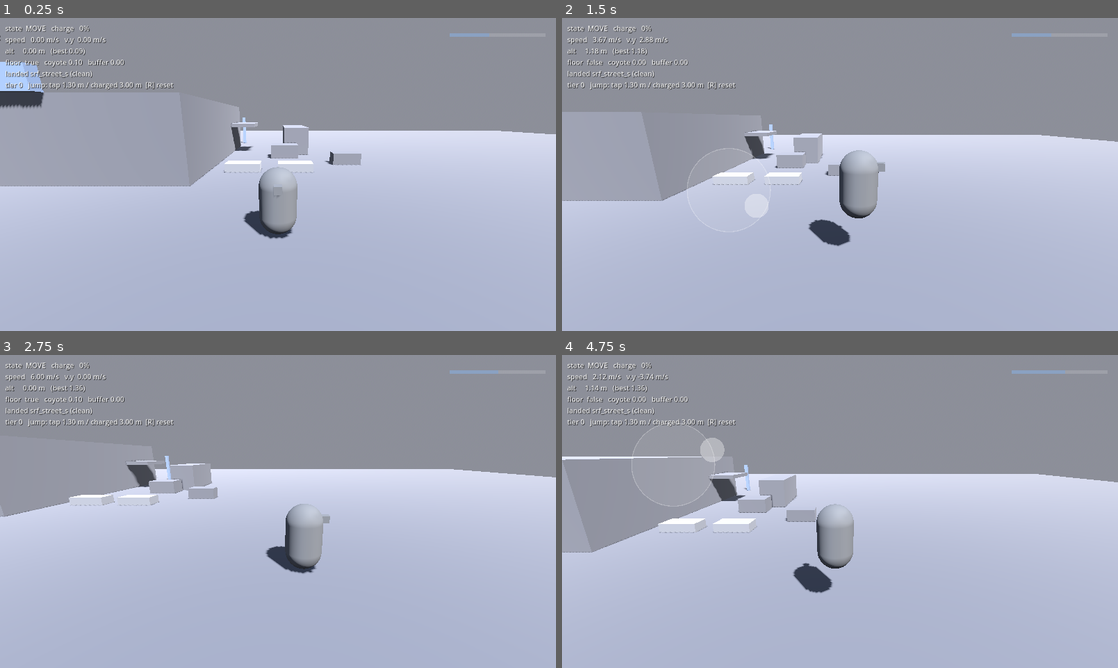
Above: before the commit, frames 1-4 (two rows, left to right).
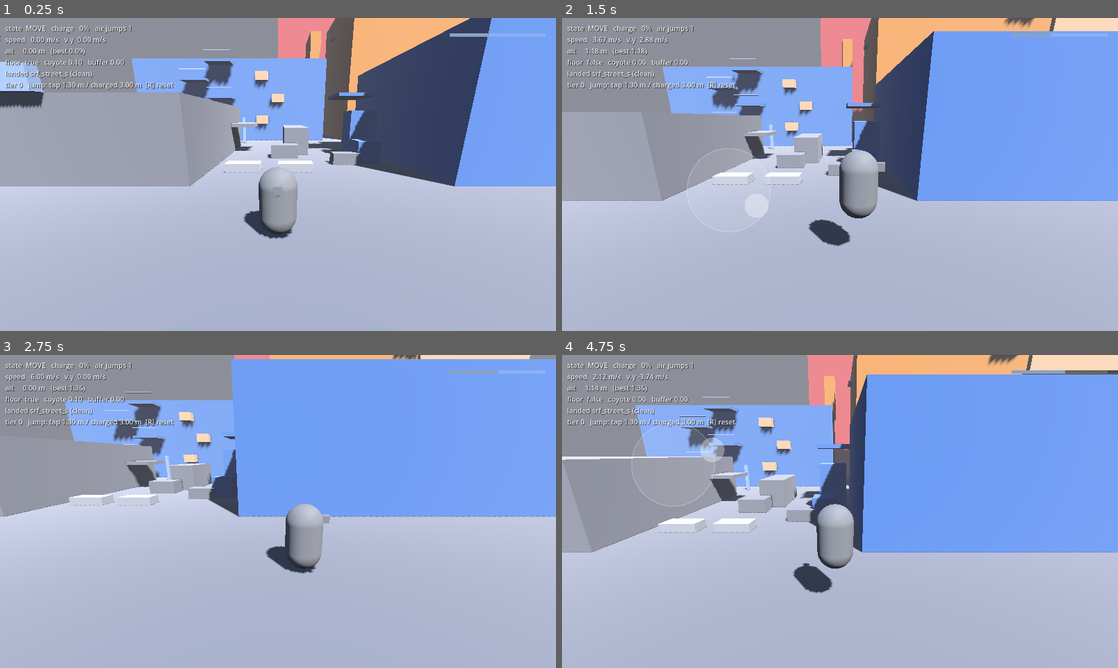
Above: after the commit, the same moments.

Repository: zerobleek/bleek-vision-website
Game: Godot game, scene res://scenes/main.tscn
The game is run twice, just before and just after one commit, with the same random seed, the same clock (stepped at 60 frames per second) and the same inputs.
Inputs (mouse positions are in pixels of both pictures, inside the frame that each line leads up to):
- Up to frame 1 (0.25 s): no input
- Up to frame 2 (1.5 s): move the mouse to (962, 158) at 0.52 s; hold D (move_right) 0.53-1.25 s; hold Space (jump) 0.53-1.25 s; click (962, 158) at 0.67 s; drag from (728, 190) to (812, 237) at 1.27 s
- Up to frame 3 (2.75 s): move the mouse to (333, 442) at 2.02 s; hold D (move_right) from 2.03 s (still down); hold Space (jump) from 2.03 s (still down)
- Up to frame 4 (4.75 s): release D (move_right) at 2.75 s; release Space (jump) at 2.75 s; drag from (812, 574) to (673, 464) at 2.77 s; move the mouse to (1006, 558) at 3.52 s; hold A (move_left) 3.53-4.25 s; hold Space (jump) 3.53-4.25 s; drag from (673, 464) to (756, 433) at 4.27 s

The runs differ from the first frame. In frame 1, 28% of the frame differs, in the area x 17-100%, y 0-54%; in frame 2, 34%; in frame 3, 35%; in frame 4, 40%, in the area x 13-100%, y 0-64%.

Commit message:
Add M3: Tier 2 kit, full block geometry, landing telemetry
Double jump (redirectable, +1 m apex), wall jump (+2 m per contact,
pushes off the wall), and roll landings (4-8 m drops stun-free at T2),
all gated on tier 2. Courtyard scene replaced by the full block:
Depot with loading dock, machinery, and billboard catwalk; Walkup with
fire escape, railings, AC-unit sequence break, and stairbox; the
wall-jump airshaft with its 15 m cap; Mid-rise with balcony, shelf,
west ledge, 18 m roof, and 22 m antenna tip; the unreachable Tower.
Telemetry node appends one JSON line per landing to a per-session
user:// file. Greybox doc gains an as-built audit, including a gating
fix: the billboard moved south of the catwalk so its top can't serve
as a Tier 1 launchpad to the Mid-rise balcony.

Co-Authored-By: Claude Fable 5 <noreply@anthropic.com>
Claude-Session: https://claude.ai/code/session_01K7WtNoSLRvYh3QFiXD93AS

Diff:
--- a/jump-program/scenes/main.tscn
+++ b/jump-program/scenes/main.tscn
@@ -1,12 +1,13 @@
-[gd_scene load_steps=11 format=3]
+[gd_scene load_steps=12 format=3]
 
-[ext_resource type="PackedScene" path="res://scenes/world/courtyard.tscn" id="1"]
+[ext_resource type="PackedScene" path="res://scenes/world/block.tscn" id="1"]
 [ext_resource type="PackedScene" path="res://scenes/player/player.tscn" id="2"]
 [ext_resource type="Script" path="res://scripts/camera_rig.gd" id="3"]
 [ext_resource type="Script" path="res://scripts/debug_hud.gd" id="4"]
 [ext_resource type="Script" path="res://scripts/main.gd" id="5"]
 [ext_resource type="Script" path="res://scripts/xp_system.gd" id="6"]
 [ext_resource type="Script" path="res://scripts/xp_hud.gd" id="7"]
+[ext_resource type="Script" path="res://scripts/telemetry.gd" id="8"]
 
 [sub_resource type="ProceduralSkyMaterial" id="sky_mat"]
 sky_top_color = Color(0.25, 0.32, 0.45, 1)
@@ -28,7 +29,7 @@
 [node name="Main" type="Node3D"]
 script = ExtResource("5")
 
-[node name="Courtyard" parent="." instance=ExtResource("1")]
+[node name="Block" parent="." instance=ExtResource("1")]
 
 [node name="Player" parent="." instance=ExtResource("2")]
 position = Vector3(18, 0.1, 4)
@@ -64,3 +65,8 @@
 [node name="XpHud" type="CanvasLayer" parent="."]
 script = ExtResource("7")
 xp_path = NodePath("../XpSystem")
+
+[node name="Telemetry" type="Node" parent="."]
+script = ExtResource("8")
+player_path = NodePath("../Player")
+xp_path = NodePath("../XpSystem")
--- /dev/null
+++ b/jump-program/scenes/world/block.tscn
@@ -0,0 +1,333 @@
+[gd_scene load_steps=2 format=3]
+
+[ext_resource type="Script" path="res://scripts/surface.gd" id="1"]
+
+[node name="Block" type="Node3D"]
+
+[node name="Ground" type="StaticBody3D" parent="."]
+position = Vector3(28, -0.5, -25)
+script = ExtResource("1")
+surface_id = &"srf_street_s"
+tier = 0
+size = Vector3(90, 1, 110)
+
+[node name="Courtyard" type="Node3D" parent="."]
+
+[node name="Planter1" type="StaticBody3D" parent="Courtyard"]
+position = Vector3(16, 0.25, -3)
+script = ExtResource("1")
+surface_id = &"srf_court_planter_1"
+tier = 0
+precision = true
+size = Vector3(2, 0.5, 1)
+
+[node name="Planter2" type="StaticBody3D" parent="Courtyard"]
+position = Vector3(19, 0.25, -3)
+script = ExtResource("1")
+surface_id = &"srf_court_planter_2"
+tier = 0
+precision = true
+size = Vector3(2, 0.5, 1)
+
+[node name="Table" type="StaticBody3D" parent="Courtyard"]
+position = Vector3(22.5, 0.375, -5)
+script = ExtResource("1")
+surface_id = &"srf_court_table"
+tier = 0
+size = Vector3(1.8, 0.75, 1)
+
+[node name="Dumpster" type="StaticBody3D" parent="Courtyard"]
+position = Vector3(18.5, 0.5, -7.5)
+script = ExtResource("1")
+surface_id = &"srf_court_dumpster"
+tier = 0
+size = Vector3(2, 1, 1.5)
+
+[node name="Van" type="StaticBody3D" parent="Courtyard"]
+position = Vector3(19.5, 1.1, -11)
+script = ExtResource("1")
+surface_id = &"srf_court_van"
+tier = 0
+size = Vector3(2, 2.2, 5)
+
+[node name="Crate" type="StaticBody3D" parent="Courtyard"]
+position = Vector3(24, 0.75, -5.5)
+script = ExtResource("1")
+surface_id = &"srf_court_crate"
+tier = 1
+size = Vector3(1.5, 1.5, 1.5)
+
+[node name="CrateStack" type="StaticBody3D" parent="Courtyard"]
+position = Vector3(24.5, 1.75, -8.5)
+script = ExtResource("1")
+surface_id = &"srf_court_cratestack"
+tier = 1
+size = Vector3(2, 3.5, 2)
+
+[node name="Bodega" type="Node3D" parent="."]
+
+[node name="Mass" type="StaticBody3D" parent="Bodega"]
+position = Vector3(7, 2, -7)
+script = ExtResource("1")
+surface_id = &"srf_bodega_roof"
+tier = 0
+size = Vector3(14, 4, 14)
+
+[node name="Awning" type="StaticBody3D" parent="Bodega"]
+position = Vector3(15, 2.35, -11)
+script = ExtResource("1")
+surface_id = &"srf_bodega_awning_e"
+tier = 0
+size = Vector3(2, 0.3, 3)
+
+[node name="Sign" type="StaticBody3D" parent="Bodega"]
+position = Vector3(7, 4.5, 0.25)
+script = ExtResource("1")
+surface_id = &"srf_bodega_sign"
+tier = 1
+precision = true
+size = Vector3(3, 1, 0.5)
+
+[node name="Alley" type="Node3D" parent="."]
+
+[node name="AlleyDumpster" type="StaticBody3D" parent="Alley"]
+position = Vector3(10, 0.5, -18.5)
+script = ExtResource("1")
+surface_id = &"srf_alley_dumpster"
+tier = 0
+size = Vector3(2, 1, 1.5)
+
+[node name="Pole1" type="StaticBody3D" parent="Alley"]
+position = Vector3(8, 1.5, -17)
+script = ExtResource("1")
+surface_id = &"srf_alley_pole_1"
+tier = 1
+precision = true
+size = Vector3(0.3, 3, 0.3)
+
+[node name="Pole2" type="StaticBody3D" parent="Alley"]
+position = Vector3(11, 1.5, -17)
+script = ExtResource("1")
+surface_id = &"srf_alley_pole_2"
+tier = 1
+precision = true
+size = Vector3(0.3, 3, 0.3)
+
+[node name="Pole3" type="StaticBody3D" parent="Alley"]
+position = Vector3(14, 1.5, -17)
+script = ExtResource("1")
+surface_id = &"srf_alley_pole_3"
+tier = 1
+precision = true
+size = Vector3(0.3, 3, 0.3)
+
+[node name="Depot" type="Node3D" parent="."]
+
+[node name="Mass" type="StaticBody3D" parent="Depot"]
+position = Vector3(41, 3.5, -7)
+script = ExtResource("1")
+surface_id = &"srf_depot_roof"
+tier = 1
+size = Vector3(30, 7, 14)
+
+[node name="DockCanopy" type="StaticBody3D" parent="Depot"]
+position = Vector3(24.5, 4.85, -11.5)
+script = ExtResource("1")
+surface_id = &"srf_depot_canopy"
+tier = 1
+size = Vector3(3, 0.3, 4)
+
+[node name="Machinery1" type="StaticBody3D" parent="Depot"]
+position = Vector3(50, 8, -12)
+script = ExtResource("1")
+surface_id = &"srf_depot_machinery_1"
+tier = 1
+size = Vector3(2, 2, 2)
+
+[node name="Machinery2" type="StaticBody3D" parent="Depot"]
+position = Vector3(53, 8, -12)
+script = ExtResource("1")
+surface_id = &"srf_depot_machinery_2"
+tier = 1
+size = Vector3(2, 2, 2)
+
+[node name="Machinery3" type="StaticBody3D" parent="Depot"]
+position = Vector3(51.5, 8, -9)
+script = ExtResource("1")
+surface_id = &"srf_depot_machinery_3"
+tier = 1
+size = Vector3(2, 2, 2)
+
+[node name="BillboardCatwalk" type="StaticBody3D" parent="Depot"]
+position = Vector3(46, 10.85, -13)
+script = ExtResource("1")
+surface_id = &"srf_depot_catwalk"
+tier = 2
+size = Vector3(10, 0.3, 1.5)
+
+[node name="BillboardTop" type="StaticBody3D" parent="Depot"]
+position = Vector3(46, 12, -12)
+script = ExtResource("1")
+surface_id = &"srf_depot_billboard_top"
+tier = 2
+precision = true
+size = Vector3(10, 2, 0.4)
+
+[node name="Walkup" type="Node3D" parent="."]
+
+[node name="Mass" type="StaticBody3D" parent="Walkup"]
+position = Vector3(12, 5, -28)
+script = ExtResource("1")
+surface_id = &"srf_walkup_roof"
+tier = 1
+size = Vector3(24, 10, 16)
+
+[node name="FireEscape1" type="StaticBody3D" parent="Walkup"]
+position = Vector3(8, 3.35, -19)
+script = ExtResource("1")
+surface_id = &"srf_walkup_fe_1"
+tier = 1
+size = Vector3(3, 0.3, 2)
+
+[node name="FireEscape2" type="StaticBody3D" parent="Walkup"]
+position = Vector3(11, 5.35, -19)
+script = ExtResource("1")
+surface_id = &"srf_walkup_fe_2"
+tier = 1
+size = Vector3(3, 0.3, 2)
+
+[node name="FireEscape3" type="StaticBody3D" parent="Walkup"]
+position = Vector3(8, 7.35, -19)
+script = ExtResource("1")
+surface_id = &"srf_walkup_fe_3"
+tier = 1
+size = Vector3(3, 0.3, 2)
+
+[node name="FireEscape4" type="StaticBody3D" parent="Walkup"]
+position = Vector3(11, 9.35, -19)
+script = ExtResource("1")
+surface_id = &"srf_walkup_fe_4"
+tier = 1
+size = Vector3(3, 0.3, 2)
+
+[node name="FeRail1" type="StaticBody3D" parent="Walkup"]
+position = Vector3(8, 4.45, -18.1)
+script = ExtResource("1")
+surface_id = &"srf_walkup_fe_rail_1"
+tier = 1
+precision = true
+size = Vector3(3, 0.1, 0.1)
+
+[node name="FeRail2" type="StaticBody3D" parent="Walkup"]
+position = Vector3(11, 6.45, -18.1)
+script = ExtResource("1")
+surface_id = &"srf_walkup_fe_rail_2"
+tier = 1
+precision = true
+size = Vector3(3, 0.1, 0.1)
+
+[node name="FeRail3" type="StaticBody3D" parent="Walkup"]
+position = Vector3(8, 8.45, -18.1)
+script = ExtResource("1")
+surface_id = &"srf_walkup_fe_rail_3"
+tier = 1
+precision = true
+size = Vector3(3, 0.1, 0.1)
+
+[node name="FeRail4" type="StaticBody3D" parent="Walkup"]
+position = Vector3(11, 10.45, -18.1)
+script = ExtResource("1")
+surface_id = &"srf_walkup_fe_rail_4"
+tier = 1
+precision = true
+size = Vector3(3, 0.1, 0.1)
+
+[node name="Ac1" type="StaticBody3D" parent="Walkup"]
+position = Vector3(16, 2.7, -19.5)
+script = ExtResource("1")
+surface_id = &"srf_walkup_ac_1"
+tier = 2
+precision = true
+size = Vector3(1.5, 1, 1)
+
+[node name="Ac2" type="StaticBody3D" parent="Walkup"]
+position = Vector3(18, 5.3, -19.5)
+script = ExtResource("1")
+surface_id = &"srf_walkup_ac_2"
+tier = 2
+precision = true
+size = Vector3(1.5, 1, 1)
+
+[node name="Ac3" type="StaticBody3D" parent="Walkup"]
+position = Vector3(16, 7.9, -19.5)
+script = ExtResource("1")
+surface_id = &"srf_walkup_ac_3"
+tier = 2
+precision = true
+size = Vector3(1.5, 1, 1)
+
+[node name="Stairbox" type="StaticBody3D" parent="Walkup"]
+position = Vector3(5, 10.75, -30)
+script = ExtResource("1")
+surface_id = &"srf_walkup_stairbox"
+tier = 1
+size = Vector3(4, 1.5, 3)
+
+[node name="ShaftCap" type="StaticBody3D" parent="Walkup"]
+position = Vector3(23.5, 12.5, -29)
+script = ExtResource("1")
+surface_id = &"srf_shaft_cap"
+tier = 2
+size = Vector3(1.5, 5, 6)
+
+[node name="MidRise" type="Node3D" parent="."]
+
+[node name="Mass" type="StaticBody3D" parent="MidRise"]
+position = Vector3(41.5, 9, -28)
+script = ExtResource("1")
+surface_id = &"srf_mid_roof"
+tier = 2
+size = Vector3(29, 18, 16)
+
+[node name="BalconyS" type="StaticBody3D" parent="MidRise"]
+position = Vector3(44, 12.85, -19.7)
+script = ExtResource("1")
+surface_id = &"srf_mid_balcony_s"
+tier = 2
+size = Vector3(4, 0.3, 0.6)
+
+[node name="ShelfS" type="StaticBody3D" parent="MidRise"]
+position = Vector3(44, 15.35, -19.5)
+script = ExtResource("1")
+surface_id = &"srf_mid_shelf_s"
+tier = 2
+size = Vector3(3, 0.3, 1)
+
+[node name="LedgeW" type="StaticBody3D" parent="MidRise"]
+position = Vector3(26.9, 14.85, -29)
+script = ExtResource("1")
+surface_id = &"srf_mid_ledge_w"
+tier = 2
+size = Vector3(1.2, 0.3, 2)
+
+[node name="AntennaBase" type="StaticBody3D" parent="MidRise"]
+position = Vector3(50, 18.5, -30)
+script = ExtResource("1")
+surface_id = &"srf_mid_antenna_base"
+tier = 2
+size = Vector3(1.5, 1, 1.5)
+
+[node name="AntennaTip" type="StaticBody3D" parent="MidRise"]
+position = Vector3(50, 20.5, -30)
+script = ExtResource("1")
+surface_id = &"srf_mid_antenna_tip"
+tier = 2
+precision = true
+size = Vector3(0.3, 3, 0.3)
+
+[node name="Tower" type="StaticBody3D" parent="."]
+position = Vector3(28, 20, -53)
+script = ExtResource("1")
+surface_id = &"srf_tower"
+tier = 3
+size = Vector3(20, 40, 16)
--- a/jump-program/scenes/world/courtyard.tscn
+++ /dev/null
@@ -1,102 +0,0 @@
-[gd_scene load_steps=2 format=3]
-
-[ext_resource type="Script" path="res://scripts/surface.gd" id="1"]
-
-[node name="Courtyard" type="Node3D"]
-
-[node name="Ground" type="StaticBody3D" parent="."]
-position = Vector3(28, -0.5, -10)
-script = ExtResource("1")
-surface_id = &"srf_street_s"
-tier = 0
-size = Vector3(80, 1, 60)
-
-[node name="Planter1" type="StaticBody3D" parent="."]
-position = Vector3(16, 0.25, -3)
-script = ExtResource("1")
-surface_id = &"srf_court_planter_1"
-tier = 0
-precision = true
-size = Vector3(2, 0.5, 1)
-
-[node name="Planter2" type="StaticBody3D" parent="."]
-position = Vector3(19, 0.25, -3)
-script = ExtResource("1")
-surface_id = &"srf_court_planter_2"
-tier = 0
-precision = true
-size = Vector3(2, 0.5, 1)
-
-[node name="Table" type="StaticBody3D" parent="."]
-position = Vector3(22.5, 0.375, -5)
-script = ExtResource("1")
-surface_id = &"srf_court_table"
-tier = 0
-size = Vector3(1.8, 0.75, 1)
-
-[node name="Dumpster" type="StaticBody3D" parent="."]
-position = Vector3(18.5, 0.5, -7.5)
-script = ExtResource("1")
-surface_id = &"srf_court_dumpster"
-tier = 0
-size = Vector3(2, 1, 1.5)
-
-[node name="Van" type="StaticBody3D" parent="."]
-position = Vector3(19.5, 1.1, -11)
-script = ExtResource("1")
-surface_id = &"srf_court_van"
-tier = 0
-size = Vector3(2, 2.2, 5)
-
-[node name="BodegaMass" type="StaticBody3D" parent="."]
-position = Vector3(7, 2, -7)
-script = ExtResource("1")
-surface_id = &"srf_bodega_roof"
-tier = 0
-size = Vector3(14, 4, 14)
-
-[node name="BodegaAwning" type="StaticBody3D" parent="."]
-position = Vector3(15, 2.35, -11)
-script = ExtResource("1")
-surface_id = &"srf_bodega_awning_e"
-tier = 0
-size = Vector3(2, 0.3, 3)
-
-[node name="BodegaSign" type="StaticBody3D" parent="."]
-position = Vector3(7, 4.5, 0.25)
-script = ExtResource("1")
-surface_id = &"srf_bodega_sign"
-tier = 1
-precision = true
-size = Vector3(3, 1, 0.5)
-
-[node name="AlleyDumpster" type="StaticBody3D" parent="."]
-position = Vector3(10, 0.5, -18.5)
-script = ExtResource("1")
-surface_id = &"srf_alley_dumpster"
-tier = 0
-size = Vector3(2, 1, 1.5)
-
-[node name="AlleyPole1" type="StaticBody3D" parent="."]
-position = Vector3(8, 1.5, -17)
-script = ExtResource("1")
-surface_id = &"srf_alley_pole_1"
-tier = 1
-precision = true
-size = Vector3(0.3, 3, 0.3)
-
-[node name="AlleyPole2" type="StaticBody3D" parent="."]
-position = Vector3(11, 1.5, -17)
-script = ExtResource("1")
-surface_id = &"srf_alley_pole_2"
-tier = 1
-precision = true
-size = Vector3(0.3, 3, 0.3)
-
-[node name="AlleyPole3" type="StaticBody3D" parent="."]
-position = Vector3(14, 1.5, -17)
-script = ExtResource("1")
-surface_id = &"srf_alley_pole_3"
-tier = 1
-precision = true
-size = Vector3(0.3, 3, 0.3)
--- a/jump-program/scripts/debug_hud.gd
+++ b/jump-program/scripts/debug_hud.gd
@@ -25,7 +25,8 @@
 		return
 	var flat := Vector2(_player.velocity.x, _player.velocity.z).length()
 	_label.text = (
-		"state  %s   charge %3d%%\n" % [STATE_NAMES[_player.state], _player.charge_ratio() * 100]
+		"state  %s   charge %3d%%   air jumps %d\n"
+			% [STATE_NAMES[_player.state], _player.charge_ratio() * 100, _player.air_jumps_left]
 		+ "speed  %5.2f m/s   v.y %5.2f m/s\n" % [flat, _player.velocity.y]
 		+ "alt    %5.2f m   (best %.2f)\n" % [_player.global_position.y, _player.max_altitude]
 		+ "floor  %s   coyote %.2f   buffer %.2f\n"
--- a/jump-program/scripts/player.gd
+++ b/jump-program/scripts/player.gd
@@ -35,6 +35,15 @@
 @export var coyote_time := 0.1
 @export var jump_buffer := 0.1
 
+@export_group("Air (T2)")
+## Apex of the mid-air double jump. Contract: charged 2.6 + air 1.0 = 3.6 max rise.
+@export var air_jump_height := 1.0
+@export var air_jumps_max := 1
+## Height gained per wall jump. Contract: +2.0 m per wall contact.
+@export var wall_jump_height := 2.0
+## Horizontal push away from the wall on a wall jump.
+@export var wall_push := 3.5
+
 @export_group("Ledge grab")
 ## How far ahead of the capsule we search for a wall.
 @export var grab_forward := 0.6
@@ -46,6 +55,8 @@
 @export_group("Landing")
 ## Falls of at least this many meters land heavy (brief stun).
 @export var heavy_drop := 4.0
+## At T2, drops up to this many meters roll instead of landing heavy (no stun).
+@export var roll_drop := 8.0
 ## Falls beyond this knock the player down. Contract: drops > 12 m = knockdown.
 @export var knockdown_drop := 12.0
 @export var heavy_stun := 0.25
@@ -62,6 +73,7 @@
 var coyote_left := 0.0
 var buffer_left := 0.0
 var hold_time := 0.0
+var air_jumps_left := 0
 
 var _held := false
 var _airtime := 0.0
@@ -135,6 +147,7 @@
 	var on_floor := is_on_floor()
 	if on_floor:
 		_fall_top = global_position.y
+		air_jumps_left = air_jumps_max
 	else:
 		_fall_top = maxf(_fall_top, global_position.y)
 		_airtime += delta
@@ -155,6 +168,11 @@
 			state = State.MOVE
 		elif coyote_left > 0.0:
 			_launch(jump_height, false)
+		elif player_tier >= 2 and not on_floor and is_on_wall():
+			_wall_jump()
+		elif player_tier >= 2 and not on_floor and air_jumps_left > 0:
+			air_jumps_left -= 1
+			_launch(air_jump_height, true)
 		else:
 			buffer_left = jump_buffer
 	if buffer_left > 0.0 and coyote_left > 0.0 and state == State.MOVE:
@@ -205,6 +223,15 @@
 	buffer_left = 0.0
 
 
+func _wall_jump() -> void:
+	var n := get_wall_normal()
+	velocity.y = jump_speed_for(wall_jump_height)
+	velocity.x = n.x * wall_push
+	velocity.z = n.z * wall_push
+	_body.rotation.y = atan2(n.x, n.z)
+	buffer_left = 0.0
+
+
 ## Mid-air ledge grab: wall ahead at shin height, walkable top within
 ## grab_reach above the feet, and the stick pushed toward the wall.
 ## Clearance check is skipped on purpose — greybox boxes are always clear.
@@ -246,6 +273,7 @@
 	if _mantle_t >= 1.0:
 		state = State.MOVE
 		velocity = Vector3.ZERO
+		air_jumps_left = air_jumps_max
 		_fall_top = global_position.y
 		# Leave _was_on_floor false: the first grounded frame after a mantle
 		# fires _on_landed, so grabbing a ledge credits that surface like a landing.
@@ -260,9 +288,12 @@
 		_stun_left = knockdown_stun
 		state = State.STUN
 	elif drop >= heavy_drop:
-		kind = &"heavy"
-		_stun_left = heavy_stun
-		state = State.STUN
+		if player_tier >= 2 and drop <= roll_drop:
+			kind = &"roll"
+		else:
+			kind = &"heavy"
+			_stun_left = heavy_stun
+			state = State.STUN
 	last_landing_kind = kind
 	var surface := _floor_collider()
 	if surface and surface.is_in_group(&"landable"):
--- /dev/null
+++ b/jump-program/scripts/telemetry.gd
@@ -0,0 +1,39 @@
+extends Node
+## M3 playtest telemetry: one JSON line per landing, one file per session,
+## written to user://. The M3 exit review is a landing heatmap over these —
+## dead surfaces get moved or deleted, hot accidental routes get promoted.
+
+@export var player_path: NodePath
+@export var xp_path: NodePath
+
+var _file: FileAccess
+var _player: Player
+var _xp: Node
+
+
+func _ready() -> void:
+	_player = get_node(player_path)
+	_xp = get_node(xp_path)
+	_player.landed.connect(_on_landed)
+	var stamp := Time.get_datetime_string_from_system().replace(":", "-")
+	_file = FileAccess.open("user://landings_%s.jsonl" % stamp, FileAccess.WRITE)
+
+
+func _on_landed(
+	surface: Node, drop: float, kind: StringName, airtime: float, distance: float
+) -> void:
+	if _file == null:
+		return
+	_file.store_line(JSON.stringify({
+		"t_ms": Time.get_ticks_msec(),
+		"surface": str(surface.get(&"surface_id")),
+		"kind": String(kind),
+		"y": snappedf(_player.global_position.y, 0.01),
+		"drop": snappedf(drop, 0.01),
+		"air": snappedf(airtime, 0.01),
+		"dist": snappedf(distance, 0.01),
+		"chain": _xp.chain,
+		"tier": _xp.tier(),
+		"xp": _xp.xp,
+	}))
+	_file.flush()
--- a/jump-program/scripts/xp_system.gd
+++ b/jump-program/scripts/xp_system.gd
@@ -14,7 +14,7 @@
 const TIER_UNLOCKS: Array[String] = [
 	"",
 	"CHARGED JUMP — hold to aim, release to fly",
-	"DOUBLE JUMP · WALL JUMP · ROLL (arriving in M3)",
+	"DOUBLE JUMP · WALL JUMP · ROLL LANDING",
 ]
 ## Chain survives if the next takeoff happens within this many seconds grounded.
 const CHAIN_WINDOW := 1.5
Not shown, changed: docs/jump-program/GREYBOX_BLOCK.md
Not shown, changed: jump-program/README.md
